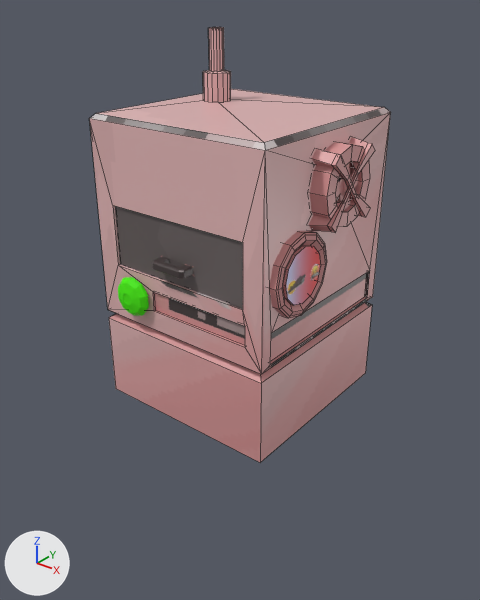
An edit to the Blender file blender/objetos/Pizza Oven/pizzaOven.blend, drawn before and after from the same camera.
One viewpoint serves both versions: a 50 mm lens placed at (2.18, -2.67, 1.42), pointed at (0.01, 0.03, -0.26). Arrows for +X, +Y and +Z are at lower left; the lights stay in place. Mesh edges are drawn as thin lines on the coarser meshes.

The first picture shows 'BakeButton', 'FanGrid', 'Humormeter', 'Oven', 'OvenDoor'.
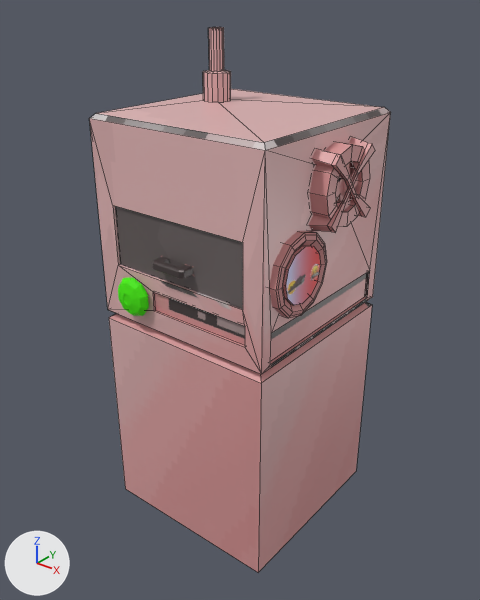
The newer file is also rescaled (x0.608), turned or shifted as a whole; pictures and numbers use the older file's frame.

What changed in the scene script:
```text
Change me_oven:
    where me_oven.from_pydata(...)  # 192 vertices, 169 faces; spans x -1.0..1.0, y -0.86..1.14, z -1.51..2.13
    used by ob_oven; location = (0.0, 0.0, 0.0); scale = (0.552, 0.552, 0.552)
    before: 28 (-1.0, 1.14, -1.51), 29 (-1.0, -0.86, -1.51) at pixel (115, 388), 30 (1.0, 1.14, -1.51) at pixel (365, 373), 31 (1.0, -0.86, -1.51) at pixel (260, 462)
    me_oven part 1
    add for i in [*range(28, 32)]: me_oven.vertices[i].co += Vector((0.0, 0.0, -1.43))
```

Boxes (x1, y1, x2, y2) around the edits, measured in the pictures (480 x 600 px; the box of a moved part takes in the faces that stretch with it):
'Oven', reshaped (25% taller)
    before: (89, 27, 391, 462)
    after: (89, 27, 391, 572)
part 1 of me_oven, moved or reshaped
    before: (109, 305, 372, 462)
    after: (109, 305, 372, 572)
